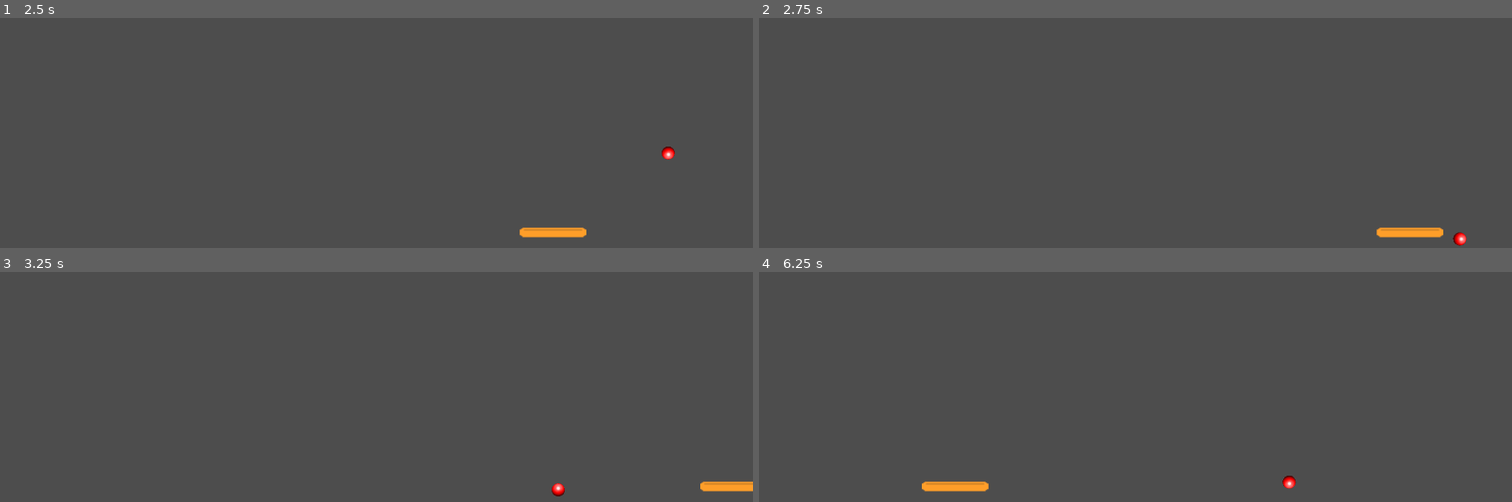
Above: before the commit, frames 1-4 (two rows, left to right).
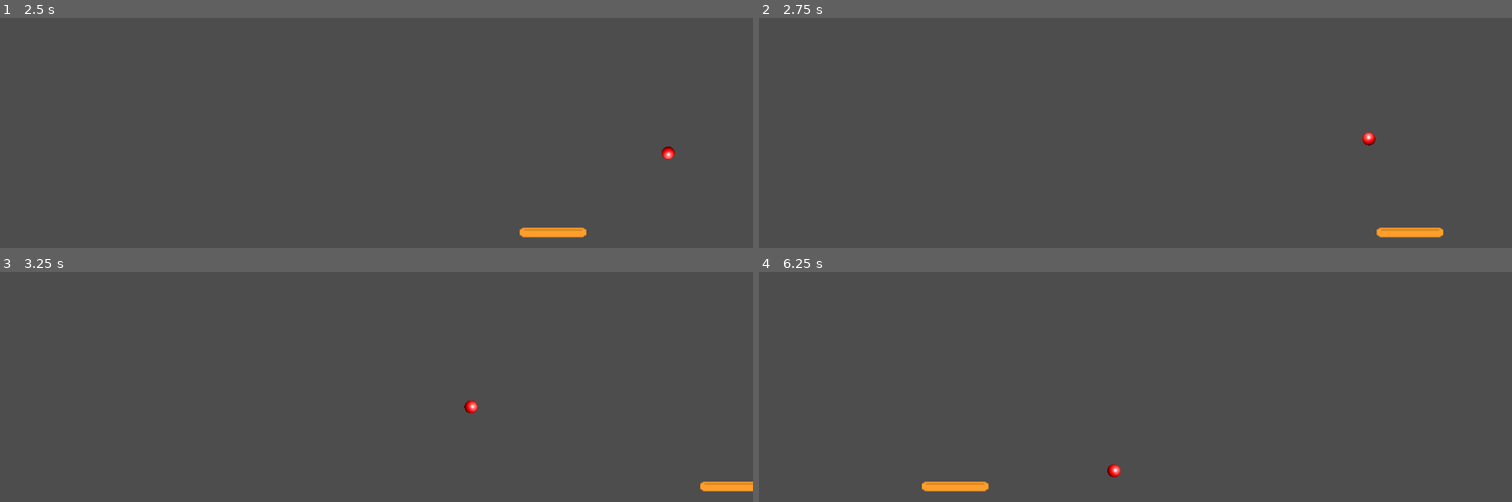
Above: after the commit, the same moments.

Repository: Archaoss/OneLastBrick
Game: Godot game, scene res://main.tscn
Same seed, same stepped clock (60 frames per second), same inputs: the game is played once before the commit and once after it.
Inputs:
- Up to frame 1 (2.5 s): hold D (move_right) 0.53-1.28 s; hold A (move_left) 1.28-2.03 s; hold D (move_right) from 2.03 s (still down)
- Up to frame 2 (2.75 s): keep holding D (move_right)
- Up to frame 3 (3.25 s): keep holding D (move_right)
- Up to frame 4 (6.25 s): release D (move_right) at 3.53 s; hold A (move_left) 3.53-5.78 s; tap Enter at 5.75 s; hold D (move_right) from 5.78 s (still down)

Frame 1 is identical in both runs. In frame 2, 0.2% of the frame differs, in the area x 80-94%, y 49-100%; in frame 3, 0.2%; in frame 4, 0.2%.
Error before the commit: Cannot call method 'queue_free' on a null value. (res://scripts/walls.gd:8)

Commit message:
programatically generate walls

Diff:
--- a/src/scenes/walls.tscn
+++ b/src/scenes/walls.tscn
@@ -1,37 +1,15 @@
-[gd_scene load_steps=7 format=3 uid="uid://ckc2iu2kubfp0"]
+[gd_scene load_steps=4 format=3 uid="uid://ckc2iu2kubfp0"]
 
 [ext_resource type="Script" path="res://scripts/walls.gd" id="1_ida5c"]
 
 [sub_resource type="PhysicsMaterial" id="PhysicsMaterial_24pvo"]
 
-[sub_resource type="WorldBoundaryShape2D" id="WorldBoundaryShape2D_fkvnc"]
-normal = Vector2(1, 1)
-
-[sub_resource type="WorldBoundaryShape2D" id="WorldBoundaryShape2D_v7k73"]
-normal = Vector2(-1, 1)
-
-[sub_resource type="WorldBoundaryShape2D" id="WorldBoundaryShape2D_pt6lr"]
-normal = Vector2(1, -1)
-
-[sub_resource type="WorldBoundaryShape2D" id="WorldBoundaryShape2D_yr5kg"]
-normal = Vector2(-1, -1)
+[sub_resource type="WorldBoundaryShape2D" id="WorldBoundaryShape2D_sv8yh"]
 
 [node name="Walls" type="StaticBody2D"]
 physics_material_override = SubResource("PhysicsMaterial_24pvo")
 script = ExtResource("1_ida5c")
+corner_offset = 200
 
-[node name="TopLeft" type="CollisionShape2D" parent="."]
-position = Vector2(10, 10)
-shape = SubResource("WorldBoundaryShape2D_fkvnc")
-
-[node name="TopRight" type="CollisionShape2D" parent="."]
-position = Vector2(1910, 10)
-shape = SubResource("WorldBoundaryShape2D_v7k73")
-
-[node name="BottomLeft" type="CollisionShape2D" parent="."]
-position = Vector2(10, 1070)
-shape = SubResource("WorldBoundaryShape2D_pt6lr")
-
-[node name="BottomRight" type="CollisionShape2D" parent="."]
-position = Vector2(1910, 1070)
-shape = SubResource("WorldBoundaryShape2D_yr5kg")
+[node name="Dummy" type="CollisionShape2D" parent="."]
+shape = SubResource("WorldBoundaryShape2D_sv8yh")
